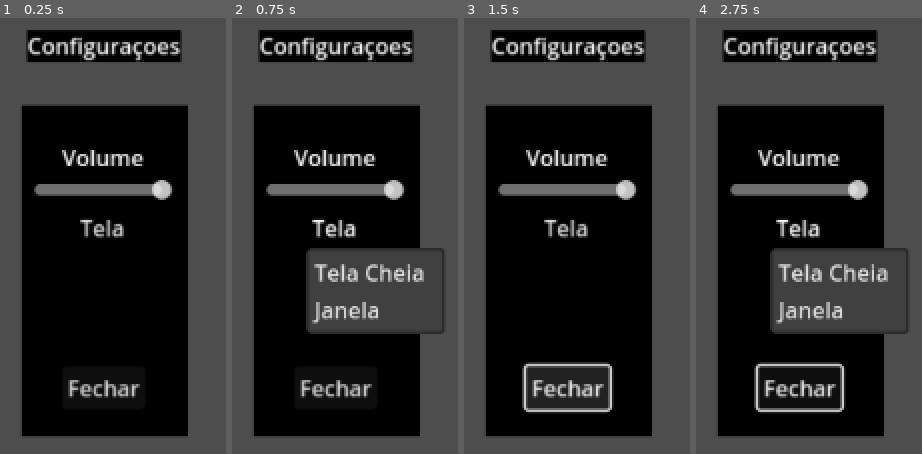
Above: before the commit, frames 1-4 (left to right).
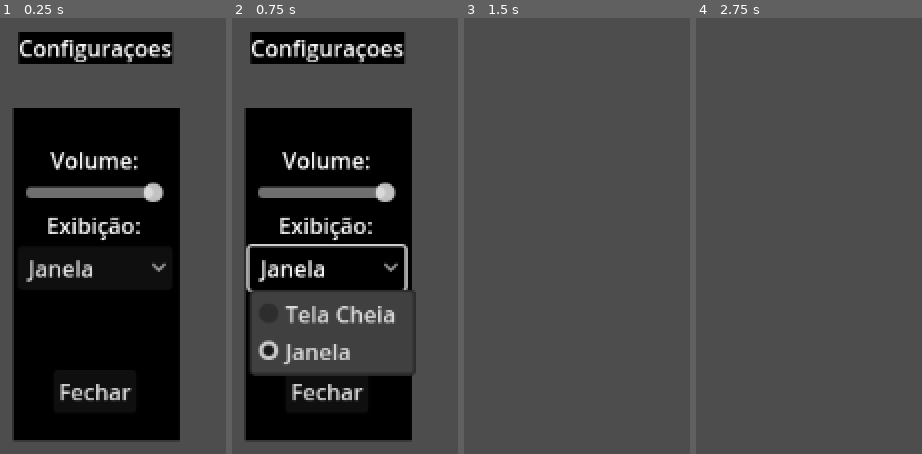
Above: after the commit, the same moments.

Repository: gsmereka/42-Game-Jam
Game: Godot game, scene res://Scenes/UI/Config/config.tscn
Two runs of this game, one before a commit and one after it. Both use one fixed random seed, a clock stepped at 60 frames per second and the inputs below. The project has no main scene, so this scene is started directly.
Inputs (mouse positions are in pixels of both pictures, inside the frame that each line leads up to):
- Up to frame 1 (0.25 s): no input
- Up to frame 2 (0.75 s): click "Tela" (after the commit: "Janela") at 0.5 s
- Up to frame 3 (1.5 s): click "Fechar" at 1.25 s
- Up to frame 4 (2.75 s): click (799, 227) at 2 s, where only the run before the commit has a clickable "Tela"

The runs differ from the first frame. In frame 1, 16% of the frame differs, in the area x 5-84%, y 2-97%; in frame 2, 30%; in frame 3, 59%, in the area x 9-84%, y 2-96%; in frame 4, 51%.

Commit message:
Feat: Config menu completed

Diff:
--- a/Scenes/UI/Config/config.gd
+++ b/Scenes/UI/Config/config.gd
@@ -1 +1,6 @@
 extends Control
+
+
+func _on_sair_pressed() -> void:
+	self.queue_free()
+	pass # Replace with function body.
--- a/Scenes/UI/Config/config.tscn
+++ b/Scenes/UI/Config/config.tscn
@@ -3,7 +3,7 @@
 [ext_resource type="PackedScene" uid="uid://kc0kjp1jkp70" path="res://Scenes/UI/Utils/BoxBackground/box_background.tscn" id="1_kpsrv"]
 [ext_resource type="Script" uid="uid://cl54t07bsrtpb" path="res://Scenes/UI/Config/config.gd" id="1_ottpu"]
 [ext_resource type="Script" uid="uid://bfghb3vif2tvy" path="res://Scenes/UI/Config/volume_slider.gd" id="3_ottpu"]
-[ext_resource type="AudioStream" uid="uid://cxwuslxnx65cg" path="res://Assets/Music/Scott Joplin   The Easy Winners A Ragtime Two Step (1901.mp3" id="4_4q4om"]
+[ext_resource type="Script" uid="uid://b2oh647kdi85s" path="res://Scenes/UI/Config/screen_button.gd" id="4_bepgo"]
 
 [sub_resource type="StyleBoxFlat" id="StyleBoxFlat_kpsrv"]
 bg_color = Color(0.359069, 0.359069, 0.359069, 0)
@@ -16,14 +16,12 @@
 anchors_preset = 15
 anchor_right = 1.0
 anchor_bottom = 1.0
-offset_left = 7.0
-offset_top = -1.0
-offset_right = 7.0
-offset_bottom = -1.0
 grow_horizontal = 2
 grow_vertical = 2
-scale = Vector2(0.998785, 0.995933)
+size_flags_horizontal = 4
+size_flags_vertical = 4
 script = ExtResource("1_ottpu")
+metadata/_edit_lock_ = true
 
 [node name="BoxBackground2" parent="." node_paths=PackedStringArray("node_ref") instance=ExtResource("1_kpsrv")]
 offset_left = 530.5
@@ -79,7 +77,7 @@
 [node name="VolumeLabel" type="Label" parent="VBoxContainer"]
 layout_mode = 2
 size_flags_horizontal = 4
-text = "Volume"
+text = "Volume:"
 
 [node name="VolumeSlider" type="HSlider" parent="VBoxContainer"]
 custom_minimum_size = Vector2(100, 0)
@@ -87,15 +85,23 @@
 size_flags_horizontal = 4
 script = ExtResource("3_ottpu")
 
-[node name="ScreenButton" type="MenuButton" parent="VBoxContainer"]
+[node name="ScreenLabel" type="Label" parent="VBoxContainer"]
 layout_mode = 2
 size_flags_horizontal = 4
-text = "Tela"
+theme_override_styles/normal = SubResource("StyleBoxFlat_kpsrv")
+text = "Exibição:"
+
+[node name="ScreenButton" type="OptionButton" parent="VBoxContainer"]
+layout_mode = 2
+size_flags_horizontal = 4
+selected = 1
+allow_reselect = true
 item_count = 2
 popup/item_0/text = "Tela Cheia"
 popup/item_0/id = 0
 popup/item_1/text = "Janela"
 popup/item_1/id = 1
+script = ExtResource("4_bepgo")
 
 [node name="Void2" type="Label" parent="VBoxContainer"]
 layout_mode = 2
@@ -105,17 +111,12 @@
 layout_mode = 2
 theme_override_styles/normal = SubResource("StyleBoxFlat_kpsrv")
 
-[node name="Void4" type="Label" parent="VBoxContainer"]
-layout_mode = 2
-theme_override_styles/normal = SubResource("StyleBoxFlat_kpsrv")
-
-[node name="Sair" type="Button" parent="VBoxContainer"]
+[node name="Fechar" type="Button" parent="VBoxContainer"]
 layout_mode = 2
 size_flags_horizontal = 4
 theme = SubResource("Theme_kpsrv")
 text = "Fechar
 "
 
-[node name="AudioStreamPlayer" type="AudioStreamPlayer" parent="."]
-stream = ExtResource("4_4q4om")
-autoplay = true
+[connection signal="item_selected" from="VBoxContainer/ScreenButton" to="VBoxContainer/ScreenButton" method="_on_item_selected"]
+[connection signal="pressed" from="VBoxContainer/Fechar" to="." method="_on_sair_pressed"]
--- /dev/null
+++ b/Scenes/UI/Config/screen_button.gd
@@ -0,0 +1,18 @@
+extends OptionButton
+
+
+func _on_item_selected(index: int) -> void:
+	if index == 0:
+		DisplayServer.window_set_mode(DisplayServer.WINDOW_MODE_FULLSCREEN, 0)
+		pass
+	elif index == 1:
+		DisplayServer.window_set_mode(DisplayServer.WINDOW_MODE_WINDOWED, 0)
+		pass
+	pass
+
+func _process(delta: float) -> void:
+	var mode = DisplayServer.window_get_mode()
+	if mode == DisplayServer.WINDOW_MODE_FULLSCREEN:
+		selected = 0
+	else:
+		selected = 1
--- a/project.godot
+++ b/project.godot
@@ -14,6 +14,10 @@
 config/features=PackedStringArray("4.4", "GL Compatibility")
 config/icon="res://icon.svg"
 
+[display]
+
+window/size/mode=3
+
 [rendering]
 
 renderer/rendering_method="gl_compatibility"
Not shown, added: Scenes/UI/Config/screen_button.gd.uid
